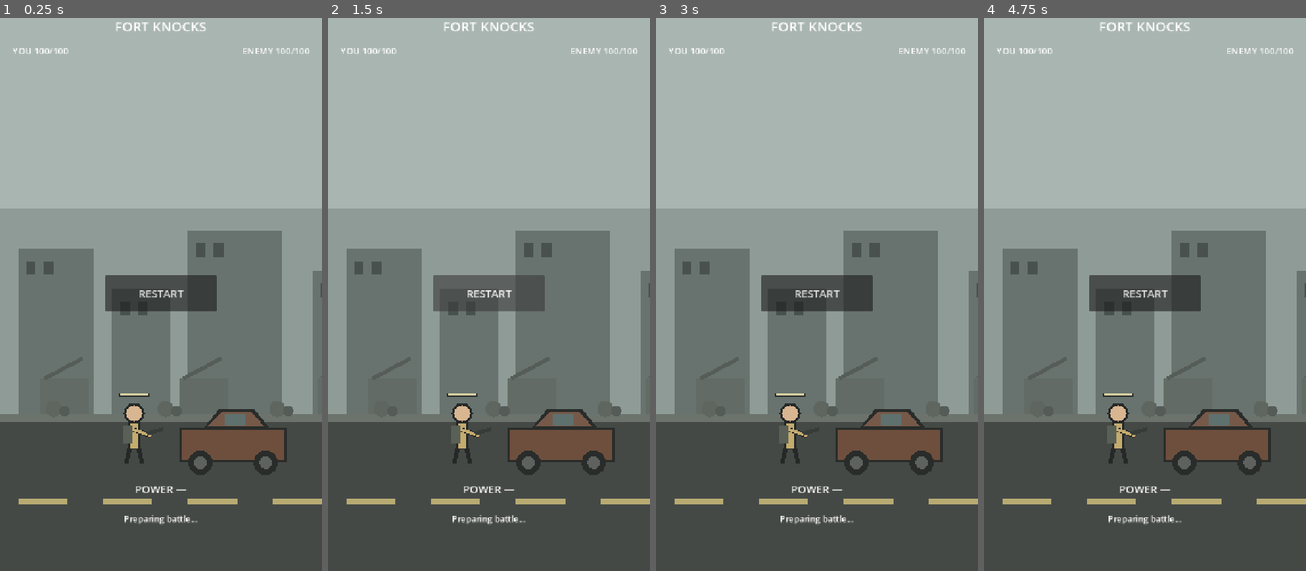
Above: before the commit, frames 1-4 (left to right).
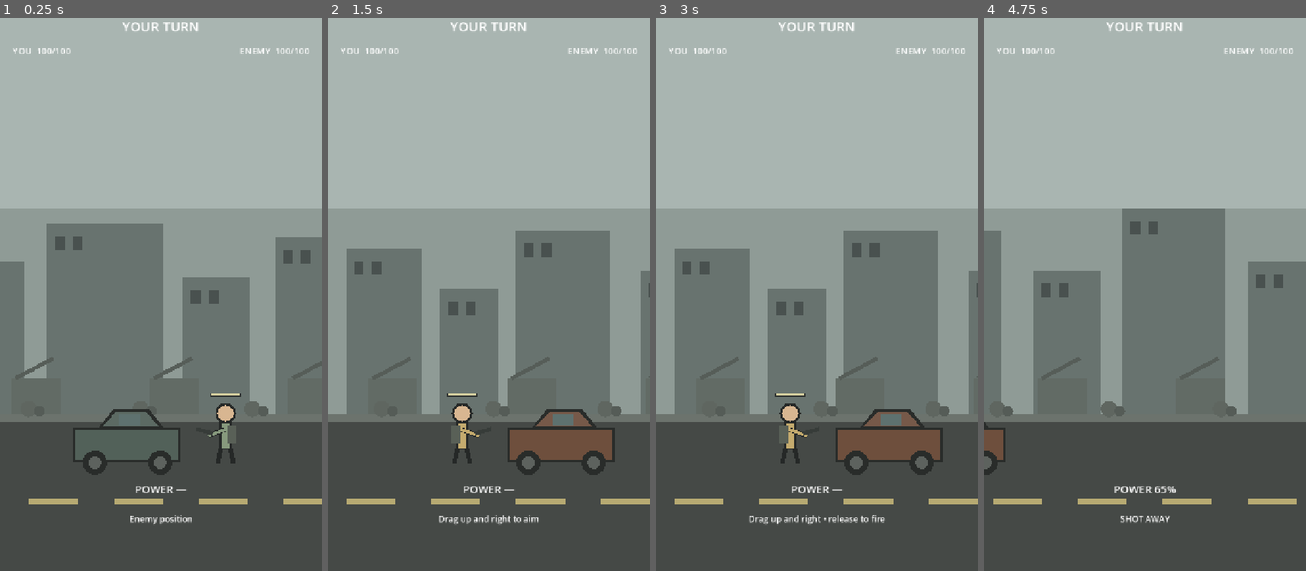
Above: after the commit, the same moments.

Repository: phantompixel-developer/FortKnocks
Game: Godot game, scene res://game/battle/battle.tscn
The game is run twice, just before and just after one commit, with the same random seed, the same clock (stepped at 60 frames per second) and the same inputs.
Inputs (mouse positions are in pixels of both pictures, inside the frame that each line leads up to):
- Up to frame 1 (0.25 s): no input
- Up to frame 2 (1.5 s): click (489, 294) at 0.5 s, where only the run before the commit has a clickable "RESTART"; click (489, 294) at 1.25 s, where only the run before the commit has a clickable "RESTART"
- Up to frame 3 (3 s): click (817, 294) at 2 s, where only the run before the commit has a clickable "RESTART"; tap Enter at 2.75 s; move the mouse to (887, 255) at 2.77 s; click (887, 255) at 2.92 s
- Up to frame 4 (4.75 s): tap Space at 3.5 s; drag from (1080, 311) to (1128, 399) at 3.52 s; move the mouse to (1177, 156) at 4.27 s; click (1177, 156) at 4.42 s

The runs differ from the first frame. In frame 1, 23% of the frame differs, in the area x 0-100%, y 0-92%; in frame 2, 2.8%; in frame 3, 3.0%; in frame 4, 23%.
Error before the commit: Parse Error: Cannot infer the type of "origin" variable because the value doesn't have a set type. (res://game/battle/battle_controller.gd:146)

Commit message:
fix: tighten battle prototype typing

Diff:
--- a/game/battle/aim_guide.gd
+++ b/game/battle/aim_guide.gd
@@ -1,3 +1,4 @@
+class_name AimGuide
 extends Node2D
 
 var _velocity := Vector2.ZERO
--- a/game/battle/battle_controller.gd
+++ b/game/battle/battle_controller.gd
@@ -14,13 +14,11 @@
 const MIN_SPEED := 520.0
 const MAX_SPEED := 1380.0
 
-@onready var camera_director: Node2D = $CameraDirector
-@onready var player: CharacterBody2D = $World/Player
-@onready var enemy: CharacterBody2D = $World/Enemy
-@onready var player_cover: StaticBody2D = $World/PlayerCover
-@onready var enemy_cover: StaticBody2D = $World/EnemyCover
+@onready var camera_director: BattleCameraDirector = $CameraDirector
+@onready var player: Combatant = $World/Player
+@onready var enemy: Combatant = $World/Enemy
 @onready var projectile_layer: Node2D = $ProjectileLayer
-@onready var aim_guide: Node2D = $AimGuide
+@onready var aim_guide: AimGuide = $AimGuide
 @onready var turn_label: Label = $HUD/Root/TurnLabel
 @onready var health_label: Label = $HUD/Root/HealthLabel
 @onready var enemy_health_label: Label = $HUD/Root/EnemyHealthLabel
@@ -33,7 +31,7 @@
 var _drag_start := Vector2.ZERO
 var _aim_velocity := Vector2.ZERO
 var _aim_power := 0.0
-var _active_shooter: CharacterBody2D
+var _active_shooter: Combatant
 
 func _ready() -> void:
 	player.health_changed.connect(_on_health_changed)
@@ -148,7 +146,7 @@
 	var velocity := _calculate_enemy_velocity(origin, target)
 	_fire_projectile(enemy, velocity)
 
-func _fire_projectile(shooter: CharacterBody2D, launch_velocity: Vector2) -> void:
+func _fire_projectile(shooter: Combatant, launch_velocity: Vector2) -> void:
 	if phase == Phase.GAME_OVER:
 		return
 
@@ -157,7 +155,11 @@
 	aim_guide.clear()
 	hint_label.text = "SHOT AWAY"
 
-	var projectile := ProjectileScene.instantiate()
+	var projectile := ProjectileScene.instantiate() as BattleProjectile
+	if projectile == null:
+		push_error("Projectile scene did not instantiate as BattleProjectile.")
+		return
+
 	projectile_layer.add_child(projectile)
 	projectile.resolved.connect(_on_projectile_resolved)
 	projectile.launch(shooter.get_launch_origin(), launch_velocity, shooter)
@@ -188,7 +190,6 @@
 	if denominator > 1.0:
 		speed = sqrt((gravity * dx * dx) / denominator)
 
-	# Primitive AI is intentionally imperfect.
 	speed *= randf_range(0.965, 1.025)
 	var direction := signf(target.x - origin.x)
 	return Vector2(direction * speed * cos_theta, -speed * sin(theta))
--- a/game/battle/camera_director.gd
+++ b/game/battle/camera_director.gd
@@ -1,3 +1,4 @@
+class_name BattleCameraDirector
 extends Node2D
 
 @export var world_left := 0.0
--- a/game/battle/combatant.gd
+++ b/game/battle/combatant.gd
@@ -1,3 +1,4 @@
+class_name Combatant
 extends CharacterBody2D
 
 signal health_changed(current: int, maximum: int)
@@ -33,25 +34,20 @@
 	var body_color := accent_color if health > 0 else Color("555555")
 	var outline := Color("252827")
 
-	# Legs/body.
 	draw_line(Vector2(-10, -35), Vector2(-18, 0), outline, 10.0)
 	draw_line(Vector2(10, -35), Vector2(18, 0), outline, 10.0)
 	draw_line(Vector2(0, -92), Vector2(0, -32), outline, 26.0)
 	draw_line(Vector2(0, -90), Vector2(0, -35), body_color, 18.0)
 
-	# Arms and improvised launcher.
 	draw_line(Vector2(-2, -76), Vector2(38 * facing, -62), outline, 11.0)
 	draw_line(Vector2(-2, -76), Vector2(38 * facing, -62), body_color, 7.0)
 	draw_line(Vector2(28 * facing, -67), Vector2(65 * facing, -77), Color("373c39"), 9.0)
 
-	# Head.
 	draw_circle(Vector2(0, -112), 23.0, outline)
 	draw_circle(Vector2(0, -112), 18.0, Color("d8b691"))
 
-	# Backpack silhouette.
 	draw_rect(Rect2(Vector2(-24 if facing > 0 else 5, -86), Vector2(19, 42)), Color("596057"))
 
-	# Simple health pip above the character.
 	draw_rect(Rect2(-34, -158, 68, 8), Color("2d302f"))
 	var ratio := float(health) / float(max_health)
 	draw_rect(Rect2(-32, -156, 64.0 * ratio, 4), Color("d6d0a0"))
--- a/game/battle/destructible_cover.gd
+++ b/game/battle/destructible_cover.gd
@@ -1,3 +1,4 @@
+class_name DestructibleCover
 extends StaticBody2D
 
 signal health_changed(current: int, maximum: int)
@@ -37,7 +38,6 @@
 	var shell := body_color.darkened(damage_ratio * 0.35)
 	var outline := Color("292c2a")
 
-	# Simplified ruined civilian car.
 	draw_rect(Rect2(-120, -40, 240, 78), outline)
 	draw_rect(Rect2(-115, -36, 230, 68), shell)
 	draw_polygon(
--- a/game/battle/projectile.gd
+++ b/game/battle/projectile.gd
@@ -1,3 +1,4 @@
+class_name BattleProjectile
 extends RigidBody2D
 
 signal resolved(impact_position: Vector2, hit_body: Node)
Not shown: 1 places in game/battle/battle.tscn that only renumber resources
